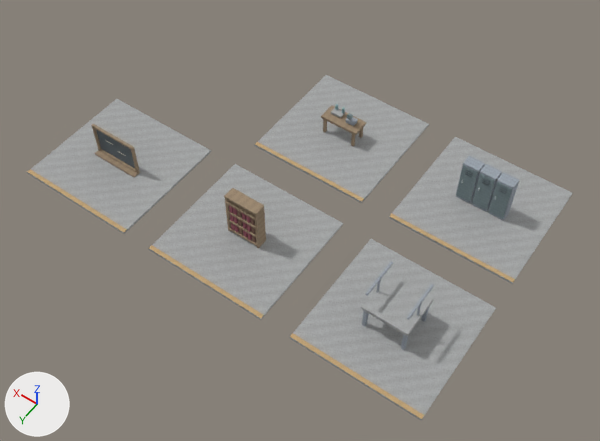
The glTF model development/levels/primitive-props-v1/site-kits/level_blockout_kit_academy_p04.glb, before and after one commit.
Rendered twice from a 50 mm lens placed at (-13.6, 18.8, 27.0), pointed at (-1.2, 1.4, -0.3). Every picture has the same lights, and +X, +Y and +Z are marked at lower left. The first picture is the older version. Vertices at exactly the same position are counted once.

The scene before the commit, as lines of its bpy script (objects in view):
```python
me_st__alban_academy_map_kit_contact_room = bpy.data.meshes.new('St. Alban Academy map-kit contact room')
me_st__alban_academy_map_kit_contact_room.from_pydata(...)  # 712 vertices, 1096 faces; spans x -9.8..9.8, y -6.3..6.3, z -0.1..2.3
me_st__alban_academy_map_kit_contact_room.materials.append(mat_blockout_stone)
me_st__alban_academy_map_kit_contact_room.materials.append(mat_blockout_accent)
me_st__alban_academy_map_kit_contact_room.materials.append(mat_blockout_metal)
me_st__alban_academy_map_kit_contact_room.materials.append(mat_blockout_wood)
me_st__alban_academy_map_kit_contact_room.materials.append(mat_blockout_leather)
me_st__alban_academy_map_kit_contact_room.materials.append(mat_blockout_redcloth)
me_st__alban_academy_map_kit_contact_room.materials.append(mat_blockout_dark)
me_st__alban_academy_map_kit_contact_room.materials.append(mat_blockout_ivory)
me_st__alban_academy_map_kit_contact_room.materials.append(mat_blockout_industrial)
me_st__alban_academy_map_kit_contact_room.materials.append(mat_blockout_silver)
me_st__alban_academy_map_kit_contact_room.materials.append(mat_blockout_glass)
ob_level_blockout_kit_academy_p04 = bpy.data.objects.new('level_blockout_kit_academy_p04', me_st__alban_academy_map_kit_contact_room)
ob_level_blockout_kit_academy_p04.location = (0.0, 0.0, 0.0)
```
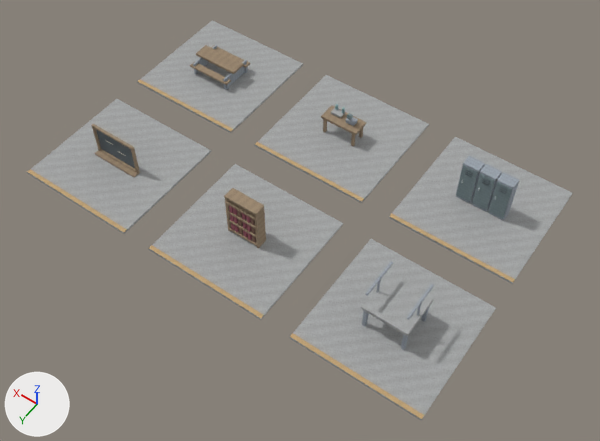
Boxes (x1, y1, x2, y2) around the edits, measured in the pictures (600 x 441 px):
'level_blockout_kit_academy_p04', reshaped (16% taller): before (27, 75, 573, 420); after (27, 20, 573, 420)
part 1 of me_st__alban_academy_map_kit_contact_room, added: after (137, 20, 303, 133)
part 2 of me_st__alban_academy_map_kit_contact_room, added: after (137, 80, 233, 131)
part 3 of me_st__alban_academy_map_kit_contact_room, added: after (223, 60, 247, 90)
part 4 of me_st__alban_academy_map_kit_contact_room, added: after (193, 45, 217, 74)
part 5 of me_st__alban_academy_map_kit_contact_room, added (brown): after (196, 45, 244, 74)
part 6 of me_st__alban_academy_map_kit_contact_room, added: after (190, 62, 231, 85)
part 7 of me_st__alban_academy_map_kit_contact_room, added: after (211, 45, 250, 68)

Edits to the bpy script that builds the scene:
```text
Change me_st__alban_academy_map_kit_contact_room:
    used by ob_level_blockout_kit_academy_p04; location = (0.0, 0.0, 0.0)
    remove me_st__alban_academy_map_kit_contact_room.from_pydata(...)  # 712 vertices, 1096 faces; spans x -9.8..9.8, y -6.3..6.3, z -0.1..2.3
    add me_st__alban_academy_map_kit_contact_room.from_pydata(...)  # 800 vertices, 1228 faces; spans x -9.8..9.8, y -6.3..6.3, z -0.1..2.3
    me_st__alban_academy_map_kit_contact_room part 1: a new loose piece, a box spanning x 4.175..9.825, y -6.3..-0.7, z -0.11..-0.01, in mat_blockout_stone
    me_st__alban_academy_map_kit_contact_room part 2: a new loose piece, a box spanning x 4.175..9.825, y -0.89..-0.71, z -0.013..0.002, in mat_blockout_accent
    me_st__alban_academy_map_kit_contact_room part 3: a new loose piece, a box spanning x 6.05..6.13, y -4.34..-2.66, z 0.03..0.65, in mat_blockout_metal
    me_st__alban_academy_map_kit_contact_room part 4: a new loose piece, a box spanning x 7.87..7.95, y -4.34..-2.66, z 0.03..0.65, in mat_blockout_metal
    me_st__alban_academy_map_kit_contact_room part 5: a new loose piece, a box spanning x 5.86..8.14, y -3.88..-3.12, z 0.75..0.87, in mat_blockout_wood
    me_st__alban_academy_map_kit_contact_room part 6: a new loose piece, a box spanning x 5.905..8.095, y -2.935..-2.605, z 0.435..0.525, in mat_blockout_wood
    me_st__alban_academy_map_kit_contact_room part 7: a new loose piece, a box spanning x 5.905..8.095, y -4.395..-4.065, z 0.435..0.525, in mat_blockout_wood
    other edits to the shape of me_st__alban_academy_map_kit_contact_room do not show in these pictures
```
